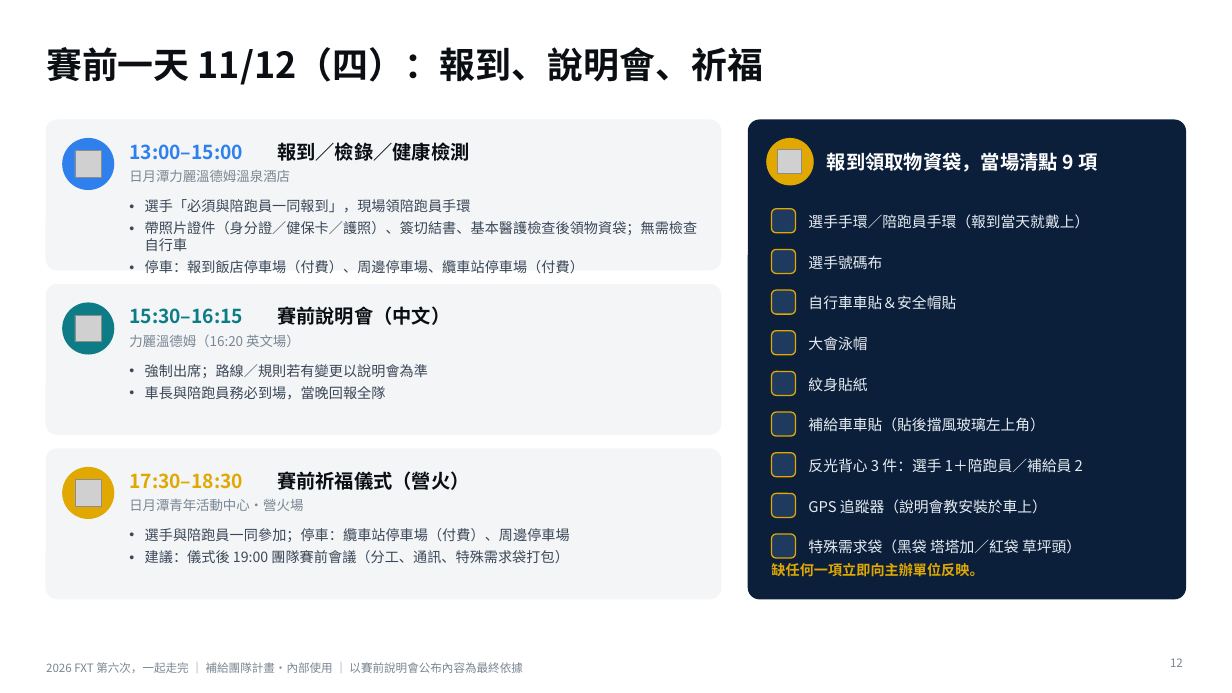
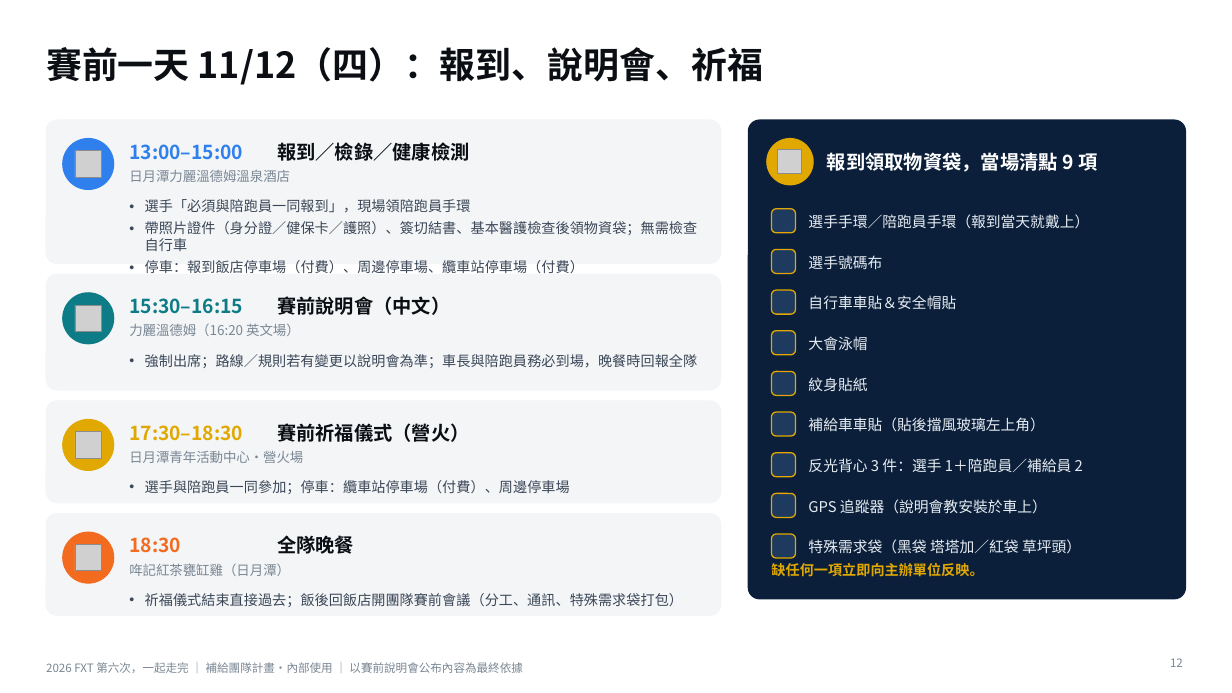
Before and after one commit to powermovebboy-sys/Race-site, a slide deck: slide 12 of deck/2026_FXT_第六次一起走完.pptx. Drawn at 1232x693 pixels with LibreOffice and Linux fonts; fonts in the diff are those of the drawing; grey boxes stand for pictures. Boxes give left, top, right and bottom in pixels: in the first picture for what was removed or moved away, otherwise in the second. Text is boxed around its words. In the diff, an @@ line names an element or a change of style, - is before the commit and + after.

```diff
--- a/deck/2026_FXT_第六次一起走完.pptx
+++ b/deck/2026_FXT_第六次一起走完.pptx
@@ rounded rectangle: place and size @@
-rounded rectangle at [46,120,721,270]
+rounded rectangle at [46,120,721,263]
@@ rounded rectangle: place and size @@
-rounded rectangle at [46,285,721,434]
+rounded rectangle at [46,274,721,390]
@@ 3 texts, 1 picture, 1 ellipse: place and size @@
-3 texts, 1 picture, 1 ellipse at [63,303,450,354]
+3 texts, 1 picture, 1 ellipse at [63,293,450,344]
@@ text at [145,354,697,368]: text changed @@
-• 強制出席；路線／規則若有變更以說明會為準
-• 車長與陪跑員務必到場，當晚回報全隊
+• 強制出席；路線／規則若有變更以說明會為準；車長與陪跑員務必到場，晚餐時回報全隊
@@ rounded rectangle added at [46,401,721,503], fill #F3F5F7, outline #F3F5F7 1 pt @@
@@ 3 texts, 1 picture, 1 ellipse: place and size @@
-3 texts, 1 picture, 1 ellipse at [63,468,469,518]
+3 texts, 1 picture, 1 ellipse at [63,420,469,470]
@@ text "選手與陪跑員一同參加；停車：纜車站停車場（付費）、周邊停車場": place and size @@
-text "選手與陪跑員一同參加；停車：纜車站停車場（付費）、周邊停車場" at [145,528,570,563]
+text "選手與陪跑員一同參加；停車：纜車站停車場（付費）、周邊停車場" at [145,480,570,494]
@@ proportions changed in 3 elements at [46,120,721,263], [46,274,721,390], [46,514,721,616] @@
@@ rounded rectangle: place and size @@
-rounded rectangle at [46,449,721,599]
+rounded rectangle at [46,514,721,616]
@@ ellipse added at [63,532,114,583], fill #F26B1F, outline #F26B1F 1 pt @@
@@ text added at [129,537,181,553], 15 pt, text #F26B1F, bold @@
+18:30
@@ text added at [277,535,354,554], 15 pt, text #0B0F14, bold @@
+全隊晚餐
@@ picture added at [75,544,102,571] @@
@@ text added at [129,563,290,576], 10.5 pt, text #7A8794 @@
+哖記紅茶甕缸雞（日月潭）
@@ text at [145,550,568,563]: paragraph removed @@
-• 建議：儀式後 19:00 團隊賽前會議（分工、通訊、特殊需求袋打包）
@@ text added at [145,593,683,607], 11 pt, text #3C4858 @@
+• 祈福儀式結束直接過去；飯後回飯店開團隊賽前會議（分工、通訊、特殊需求袋打包）
```
Also in this commit, not shown: 2 other slides changed, 3 other files.
